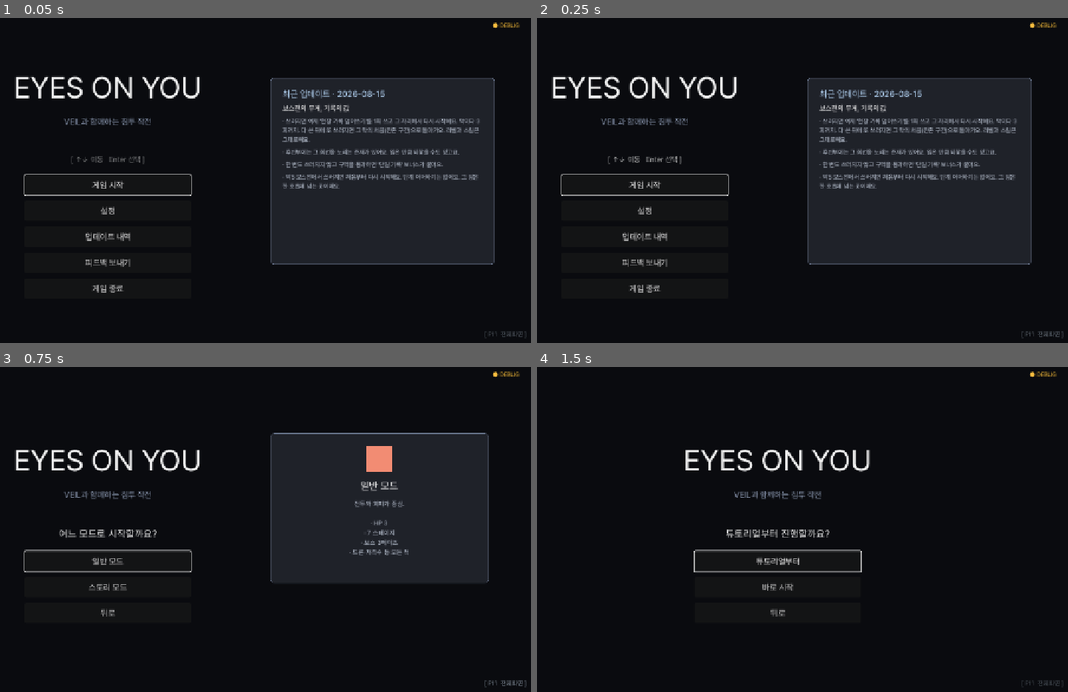
Above: before the commit, frames 1-4 (two rows, left to right).
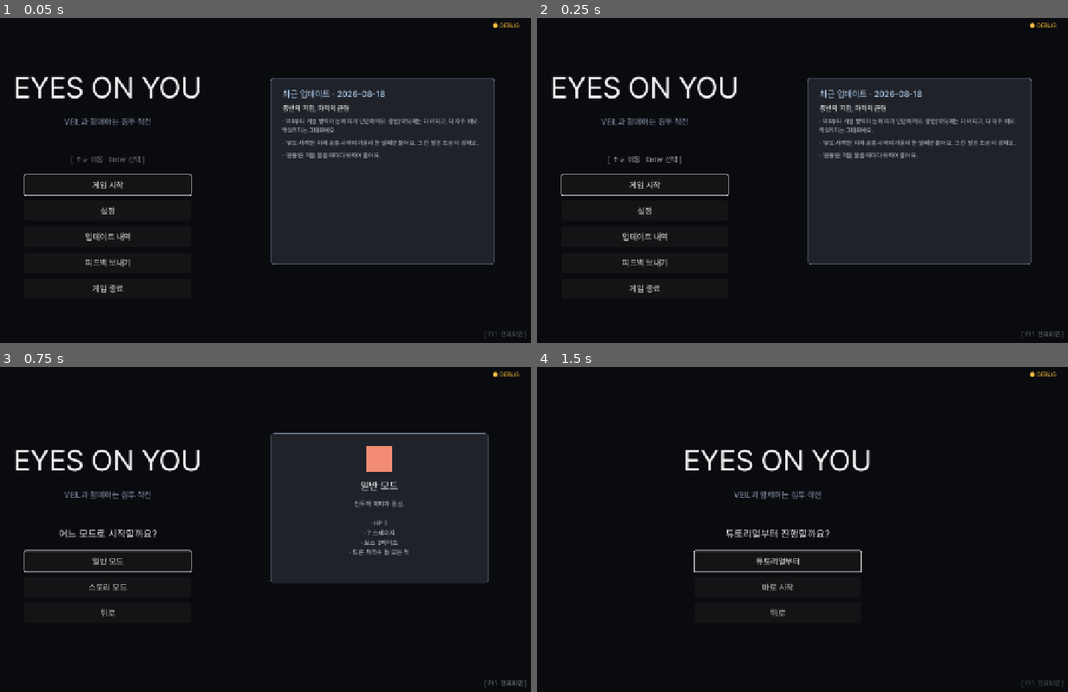
Above: after the commit, the same moments.

Repository: soomin007/EyesOnYou-Full
Game: Godot game, scene res://scenes/main.tscn
The game is run twice, just before and just after one commit, with the same random seed, the same clock (stepped at 60 frames per second) and the same inputs. Sound files missing from this copy of the repository are replaced by a short silence.
Inputs:
- Up to frame 1 (0.05 s): no input
- Up to frame 2 (0.25 s): no input
- Up to frame 3 (0.75 s): click "게임 시작" at 0.5 s
- Up to frame 4 (1.5 s): click "일반 모드" at 1.25 s

The runs differ from the first frame. In frame 1, 2.5% of the frame differs, in the area x 53-91%, y 22-53%; in frame 2, 2.5%; in frame 3, nothing differs; in frame 4, nothing differs.

Commit message:
feat(balance): 막 진행 적 강화(라이벌 침식) - 사용자 결정 '적을 강화해'
- Enemy: 막4/5 일반 유닛 HP 상향(순찰 3/4, 방패 4/5, 저격·드론 막5 +1,
  폭탄병 1 유지·재머 제외·엘리트 절대값 우위 유지)
- Enemy: 사격 빈도 _pressure_interval_mul() = min(risk3 0.7, 막4 0.85, 막5 0.75)
  무곱 결합(기준 2), 예고 시간 불변
- MapData: 막5 실전형 벤치 route_bot_bench_late 신설(저격 협공, 게임 미노출)
- BotRunner: 막5 벤치 행 + 출력에 stage 표기
- GameInfo: 패치 노트 08-18(적 강화 + A안 유도·관통)
- 실측: max 막5 벤치 10.1s·dmg 3 고정(3런) = 피탄 0 탈출, 회귀 4행 무변화
- 문서: balance_framework §7~8 + backlog + known_issues(봇 데드락 조우 금지)

Co-Authored-By: Claude Fable 5 <noreply@anthropic.com>

Diff:
--- a/scripts/BotRunner.gd
+++ b/scripts/BotRunner.gd
@@ -19,7 +19,10 @@
 	{"rid": "route_demolition_zone", "tags": ["근접전", "어두운_환경", "전투"], "risk": 2, "reward": 2, "stage": 1},
 	# 표준 조우 벤치(MapData._bot_bench · 게임 미노출): 평지 3웨이브, 빌드 화력의 순수 비교.
 	{"rid": "route_bot_bench",      "tags": ["전투"], "risk": 2, "reward": 2, "stage": 3},
-	# datacenter는 스위트에서 제외(2026-08-19): 수직 지형이라 봇이 상층 드론을 못 잡고
+	# 막5 벤치(stage 12) — 막 진행 적 강화(HP·사격 빈도) + 실전형 조우(저격·드론 혼성) 검증.
+	# 실런의 만렙 빌드가 실제로 만나는 조우는 이쪽(만렙이 stage 3에 있는 조합은 실런에 없다).
+	{"rid": "route_bot_bench_late", "tags": ["전투", "원거리"], "risk": 2, "reward": 2, "stage": 12},
+	# datacenter는 스위트에서 제외(2026-08-18): 수직 지형이라 봇이 상층 드론을 못 잡고
 	# 90s 타임아웃까지 대치(데드락). 전멸형 대표는 벤치가 맡는다 · 참고치 가치 낮음.
 ]
 const TIMEOUT_GAME_S: float = 90.0
@@ -92,8 +95,8 @@
 	var dmg: int = dmg_total
 	# 처치 = GameState 카운터 기준(웨이브 맵에서 초기 대비 계산은 음수가 나온다 · 1차 스위트 교훈).
 	var kills: int = GameState.kills_total - kills0
-	print("[BOT] build=%s map=%s time=%.1f%s dmg=%d kills=%d/%d shots=%d" % [
-		str(build.get("name")), str(m.get("rid")), game_time,
+	print("[BOT] build=%s map=%s s%d time=%.1f%s dmg=%d kills=%d/%d shots=%d" % [
+		str(build.get("name")), str(m.get("rid")), int(m.get("stage")), game_time,
 		("(TIMEOUT)" if timed_out else ""), dmg, kills, enemies0, shots])
 	bot.stop()
 	bot.queue_free()
--- a/scripts/Enemy.gd
+++ b/scripts/Enemy.gd
@@ -388,6 +388,18 @@
 			field.owner_ref = self
 			field.z_index = -2   # 캐릭터 아트 뒤
 			add_child(field)
+	# 막 진행 강화(라이벌 침식, 2026-08-18 사용자 "적을 강화해") — 막4/5 일반 유닛 내구 상향.
+	# 엘리트 램프와 같은 경계(막4+) = "막3까지는 데모 느낌" 제약 준수. 폭탄병 1 유지(원거리 1샷
+	# 정답 보존, 엘리트와 동형) · 재머 제외(라이벌의 "손"은 별개 문법). 엘리트는 아래 오버라이드가
+	# 절대값으로 덮어 계급 우위 유지(막5 일반 patrol 4 < 엘리트 6).
+	var act_now: int = GameState.act_for_stage(GameState.current_stage)
+	if act_now >= 3:
+		match enemy_type:
+			EnemyType.PATROL, EnemyType.SHIELD:
+				hp += 1 if act_now == 3 else 2
+			EnemyType.SNIPER, EnemyType.DRONE:
+				if act_now >= 4:
+					hp += 1
 	# §4 거짓 렌더 — 위장 렌더: 참 종류의 hp/행동은 위에서 정해졌고, 시각만 위장 종류로 교체 + 지직거림 tell.
 	if disguise_as >= 0 and disguise_as != enemy_type:
 		_disguised = true
@@ -499,15 +511,27 @@
 	return PATROL_TELEGRAPH * (0.6 if GameState.is_high_risk() else 1.0)
 
 func _patrol_fire_interval() -> float:
-	# Sniper와 동일한 0.7 보정 — Risk 3에서 사격이 더 잦음.
-	return PATROL_FIRE_INTERVAL * (0.7 if GameState.is_high_risk() else 1.0)
+	return PATROL_FIRE_INTERVAL * _pressure_interval_mul()
 
 func _sniper_interval() -> float:
 	var interval: float = ELITE_SNIPER_INTERVAL if elite else SNIPER_FIRE_INTERVAL
-	var base: float = interval * (0.7 if GameState.is_high_risk() else 1.0)
+	var base: float = interval * _pressure_interval_mul()
 	if _is_nest_sniper():
 		base *= NEST_SNIPER_INTERVAL_MUL
 	return base
+
+# 사격 빈도 압박 배수 — risk3(0.7)과 막 진행(막4 0.85 / 막5 0.75)을 곱하지 않고 min으로 결합
+# (기준 2 곱연산 차단은 적 쪽도 동일 · ELITE_SNIPER_INTERVAL "회피 가능선" 주석의 0.7 하한 보존).
+# 예고(텔레그래프) 시간은 안 건드린다 — 빈도만 조이고 공정성은 유지(elite_enemies_plan §0.2와 동형).
+func _pressure_interval_mul() -> float:
+	var risk_mul: float = 0.7 if GameState.is_high_risk() else 1.0
+	var act_now: int = GameState.act_for_stage(GameState.current_stage)
+	var act_mul: float = 1.0
+	if act_now >= 4:
+		act_mul = 0.75
+	elif act_now == 3:
+		act_mul = 0.85
+	return minf(risk_mul, act_mul)
 
 # 측면 단독 둥지(회피 전용) 저격수 식별 — Stage가 spawn 직후 avoid_only 메타를 붙인다.
 func _is_nest_sniper() -> bool:
@@ -524,7 +548,7 @@
 
 func _drone_bomb_interval() -> float:
 	var interval: float = ELITE_DRONE_BOMB_INTERVAL if elite else DRONE_BOMB_INTERVAL
-	return interval * (0.7 if GameState.is_high_risk() else 1.0)
+	return interval * _pressure_interval_mul()
 
 # ─── 엘리트 유효치(elite_enemies_plan.md §2) — 텔레그래프 "시간"은 어디에도 안 건드림(§0.2) ───
 func _eff_patrol_speed() -> float:
--- a/scripts/GameInfo.gd
+++ b/scripts/GameInfo.gd
@@ -10,6 +10,15 @@
 
 # 최신순(맨 위가 최신). date = 표시용, items = 변경점 줄.
 const PATCH_NOTES: Array = [
+	{
+		"date": "2026-08-18",
+		"title": "종반의 저항, 화력의 균형",
+		"items": [
+			"막4부터 시설 병력이 눈에 띄게 단단해져요. 종반(막5)에는 더 버티고, 더 자주 쏴요. 막3까지는 그대로예요.",
+			"'유도 사격'은 이제 공중 사격의 가운데 한 발에만 붙어요. 그 한 발은 조금 더 강해요.",
+			"'관통'은 적을 뚫을 때마다 위력이 줄어요.",
+		],
+	},
 	{
 		"date": "2026-08-15",
 		"title": "보스전의 무게, 기록의 값",
--- a/scripts/MapData.gd
+++ b/scripts/MapData.gd
@@ -78,6 +78,7 @@
 		"route_scanner_sweep": return _scanner_sweep()
 		"route_holdout":       return _holdout()
 		"route_bot_bench":     return _bot_bench()
+		"route_bot_bench_late": return _bot_bench_late()
 	return {}
 
 # ─── 1. 외곽 진입로 (HORIZONTAL, 짧음) ─────────────────────────
@@ -2131,6 +2132,9 @@
 static func _bot_bench() -> Dictionary:
 	return {
 		"world_type":   "ARENA",
+		# 엘리트 롤 잠금 — 후반 스테이지 계측(막5 벤치)에서 확률 승격이 분산을 오염시키지 않게.
+		# 막 진행 강화(HP·사격 빈도)는 결정적이라 그대로 측정된다.
+		"elite_chance": 0.0,
 		"world_size":   Vector2(1600.0, 760.0),
 		"player_start": Vector2(200.0, 620.0),
 		"goal_type":    "ENEMY_CLEAR",
@@ -2152,6 +2156,41 @@
 		"enemies": {
 			"patrol": [Vector2(1000.0, 650.0), Vector2(1350.0, 650.0)],
 			"bomber": [Vector2(1200.0, 650.0)],
+		},
+		"rewards": {"xp_orbs": [], "hp_pickups": []},
+	}
+
+# 막5 벤치(봇 계측 전용 · 게임 미노출) — 후반 표준 조우의 실전형 구성. 순찰만으론 만렙 빌드가
+# 첫 공격 사이클 전에 전멸시켜 피탄이 안 잡힌다(2026-08-18 실측) — 실제 막5 조우처럼 원거리
+# 위협(저격 협공)을 섞어야 "만렙이 공짜로 이기는가"가 측정된다. 방패병(정면 교착)과 드론
+# (공중 · 유도 없는 빌드는 못 잡아 90s 타임아웃 실측)은 봇이 해소 못 해 데드락 — 제외
+# (datacenter 교훈과 동형: 봇이 못 푸는 조우를 스위트에 넣지 않는다).
+static func _bot_bench_late() -> Dictionary:
+	return {
+		"world_type":   "ARENA",
+		"elite_chance": 0.0,
+		"world_size":   Vector2(1600.0, 760.0),
+		"player_start": Vector2(200.0, 620.0),
+		"goal_type":    "ENEMY_CLEAR",
+		"goal_pos":     Vector2.ZERO,
+		"camera_mode":  "FIXED",
+		"ground_y":     680.0,
+		"platforms":    [],
+		"waves": [
+			{"trigger": "immediate",  "banner": "WAVE 1", "enemies": {
+				"patrol": [Vector2(1000.0, 650.0), Vector2(1350.0, 650.0)],
+				"sniper": [Vector2(1480.0, 650.0)]}},
+			{"trigger": "prev_clear", "banner": "WAVE 2", "enemies": {
+				"patrol": [Vector2(1000.0, 650.0), Vector2(1350.0, 650.0)],
+				"sniper": [Vector2(1480.0, 650.0)],
+				"bomber": [Vector2(1200.0, 650.0)]}},
+			{"trigger": "prev_clear", "banner": "WAVE 3", "enemies": {
+				"patrol": [Vector2(1000.0, 650.0), Vector2(1350.0, 650.0)],
+				"sniper": [Vector2(1480.0, 650.0), Vector2(120.0, 650.0)]}},
+		],
+		"enemies": {
+			"patrol": [Vector2(1000.0, 650.0), Vector2(1350.0, 650.0)],
+			"sniper": [Vector2(1480.0, 650.0)],
 		},
 		"rewards": {"xp_orbs": [], "hp_pickups": []},
 	}
Not shown, changed: docs/design/backlog.md
Not shown, changed: docs/design/balance_framework.md
Not shown, changed: docs/design/known_issues.md
